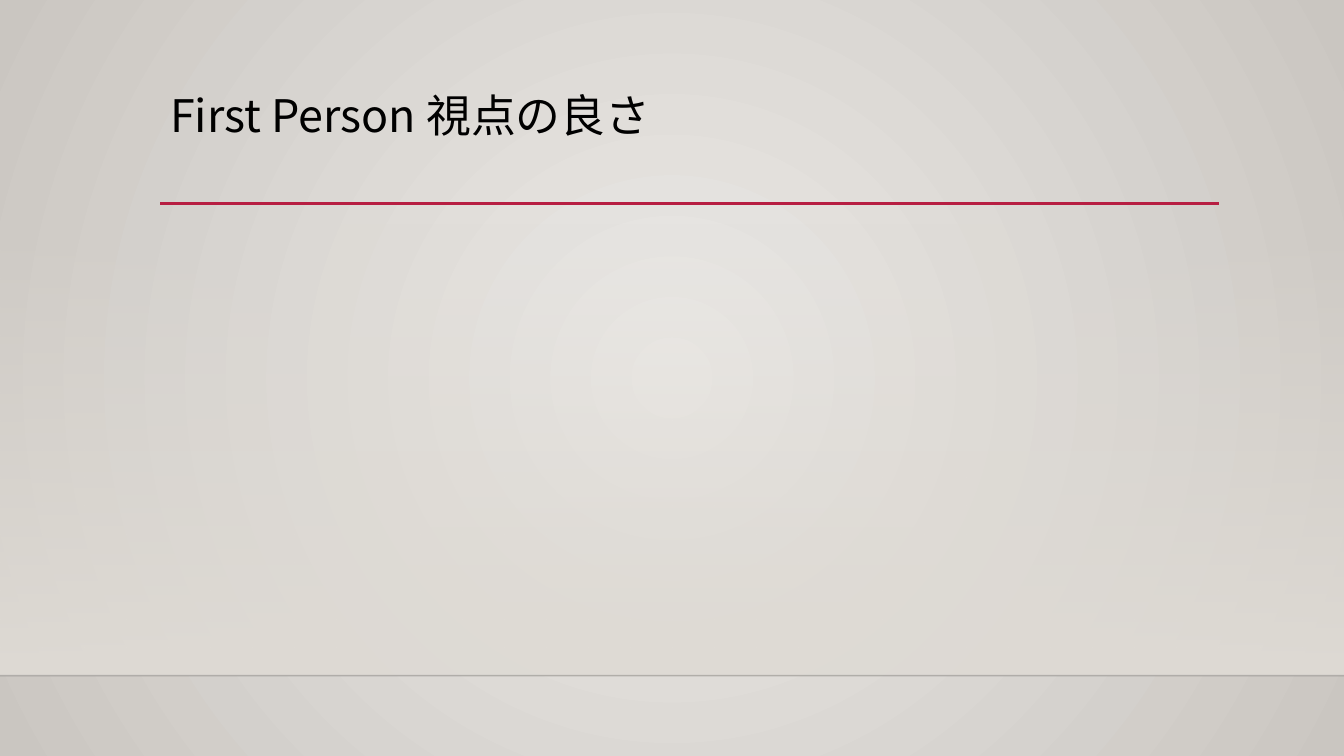
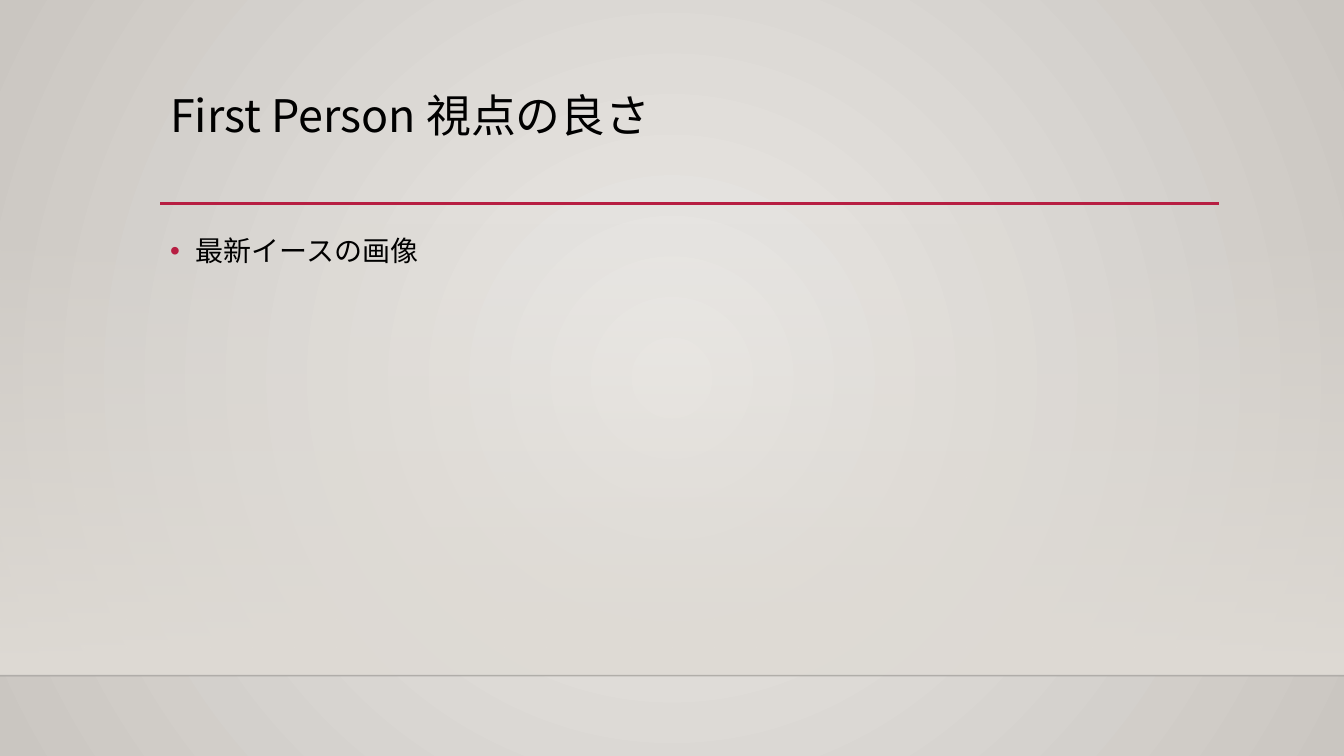
Before and after one commit to allundo/UnityChanSlash, a slide deck: slide 8 of Docs/Proposal_v0.0.1.pptx (slide 7 before the commit). Drawn at 1344x756 pixels with LibreOffice and Linux fonts; fonts in the diff are those of the drawing; background and template pictures are left out. Boxes give left, top, right and bottom in pixels: in the first picture for what was removed or moved away, otherwise in the second. Text is boxed around its words. In the diff, an @@ line names an element or a change of style, - is before the commit and + after.

```diff
--- a/Docs/Proposal_v0.0.1.pptx
+++ b/Docs/Proposal_v0.0.1.pptx
@@ text added at box(195, 237, 418, 264), 20 pt, text #000000 @@
+• 最新イースの画像
```
Also in this commit, not shown: 3 other slides changed, 1 slide added, 47 other files.
